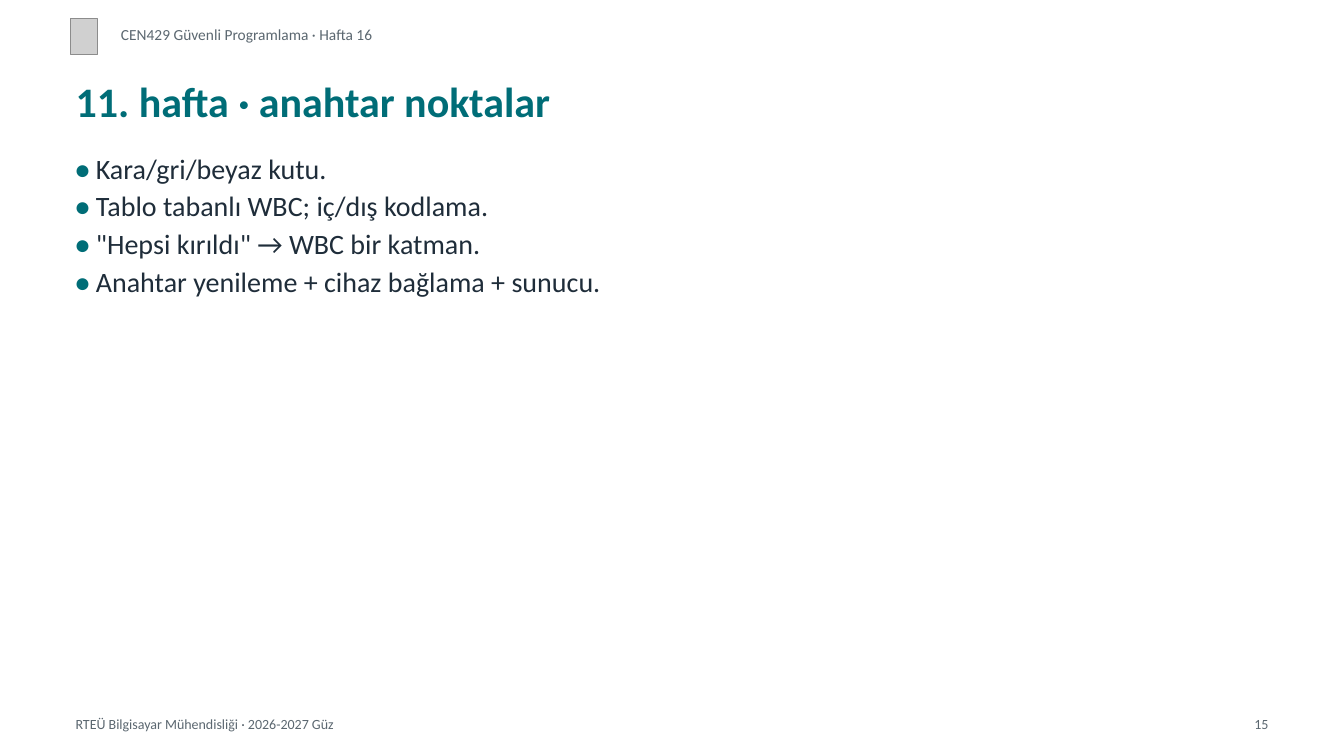
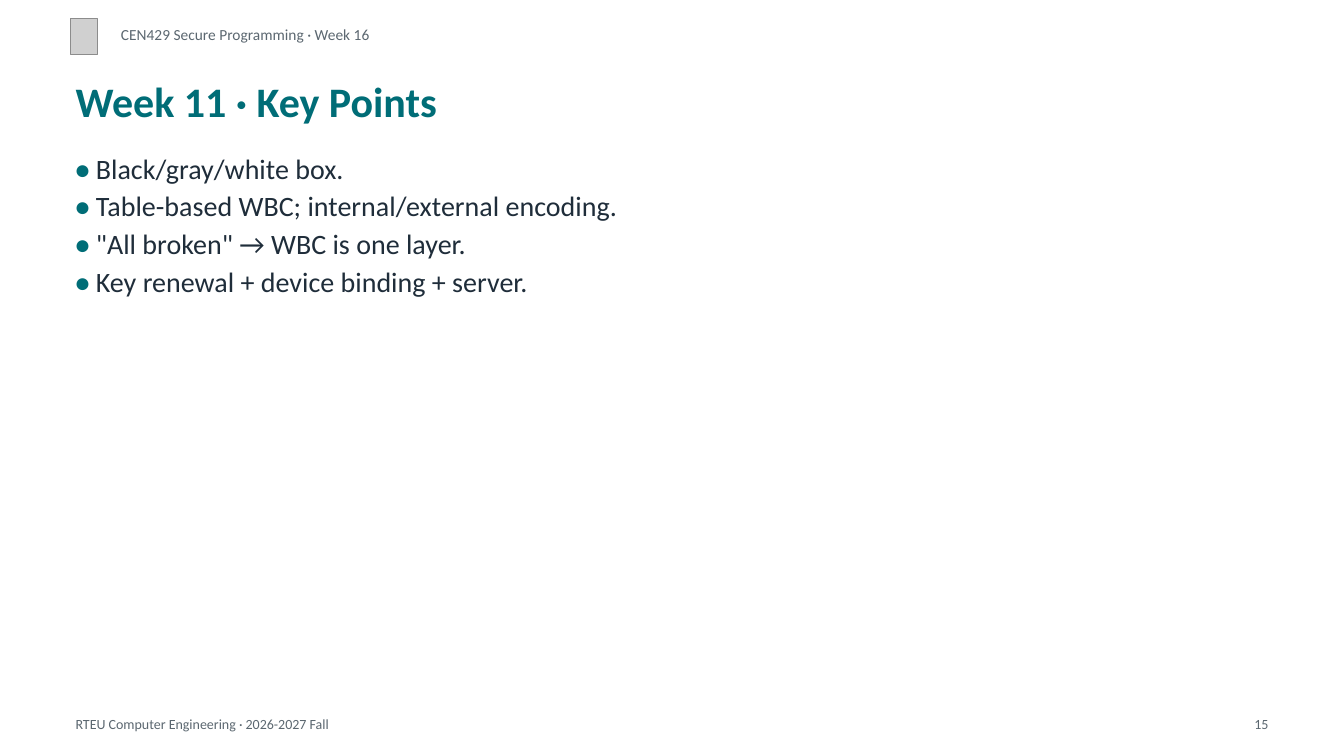
Before and after one commit to ucoruh/cen429-secure-programming, a slide deck: slide 15 of docs/week-16/cen429-week-16-sunum.en.pptx. Drawn at 1344x756 pixels with LibreOffice and Linux fonts; fonts in the diff are those of the drawing; grey boxes stand for pictures. Boxes give left, top, right and bottom in pixels: in the first picture for what was removed or moved away, otherwise in the second. Text is boxed around its words. In the diff, an @@ line names an element or a change of style, - is before the commit and + after.

Commit message:
EN: H1, H2, H4, H5, H6 notları ve ilk İngilizce deste; derleyiciye EN sunum desteği
Çeviriler (TR -> EN satır): H1 2677->2757 · H2 2456->2578 · H4 2276->2350
· H5 1968->2042 · H6 1814->1847. Her birinde başlık, görsel, kod bloğu,
soru, kutu ve sekmeli blok sayıları Türkçesiyle birebir; görsel yolları
değişmedi, iç bağlantı çapaları İngilizce başlıklara göre yeniden
üretilip çözüldükleri doğrulandı.

**Derleyici eksiği giderildi:** build_outputs.py İngilizce sunum
kaynağını hiç desteklemiyordu; Türkçe HTML'i kopyalayıp İngilizce adıyla
kaydediyordu. Artık `slides/week-N/cen429-week-N.en.md` varsa sunum HTML,
PDF ve PPTX o kaynaktan üretiliyor; yoksa eski davranış (kopyalama)
sürüyor. İlk İngilizce deste (H16, 31 slayt) bu yolla derlenip doğrulandı.

Ayrıca H2'de iki yanlış çapraz atıf düzeltildi: olmayan "Demo 16" ->
"Demo 05" (iki yer) ve "bölüm 8 ile birlikte" -> "bölüm 11 ile birlikte".
Görsellerin çevresine eksik kalan boş satırlar 8 dosyada tamamlandı.

```diff
--- a/docs/week-16/cen429-week-16-sunum.en.pptx
+++ b/docs/week-16/cen429-week-16-sunum.en.pptx
@@ text at <box>121,29,370,43</box>: text changed @@
-CEN429 Güvenli Programlama · Hafta 16
+CEN429 Secure Programming · Week 16
@@ text at <box>76,87,437,124</box>: text changed @@
-11. hafta · anahtar noktalar
+Week 11 · Key Points
@@ text at <box>96,159,617,297</box>: text changed @@
-• Kara/gri/beyaz kutu.
-• Tablo tabanlı WBC; iç/dış kodlama.
-• "Hepsi kırıldı" → WBC bir katman.
-• Anahtar yenileme + cihaz bağlama + sunucu.
+• Black/gray/white box.
+• Table-based WBC; internal/external encoding.
+• "All broken" → WBC is one layer.
+• Key renewal + device binding + server.
@@ text at <box>76,719,329,732</box>: text changed @@
-RTEÜ Bilgisayar Mühendisliği · 2026-2027 Güz
+RTEU Computer Engineering · 2026-2027 Fall
```
Also in this commit, not shown: 19 other slides changed, 11 slides added, 11 slides removed, 15 other files.
